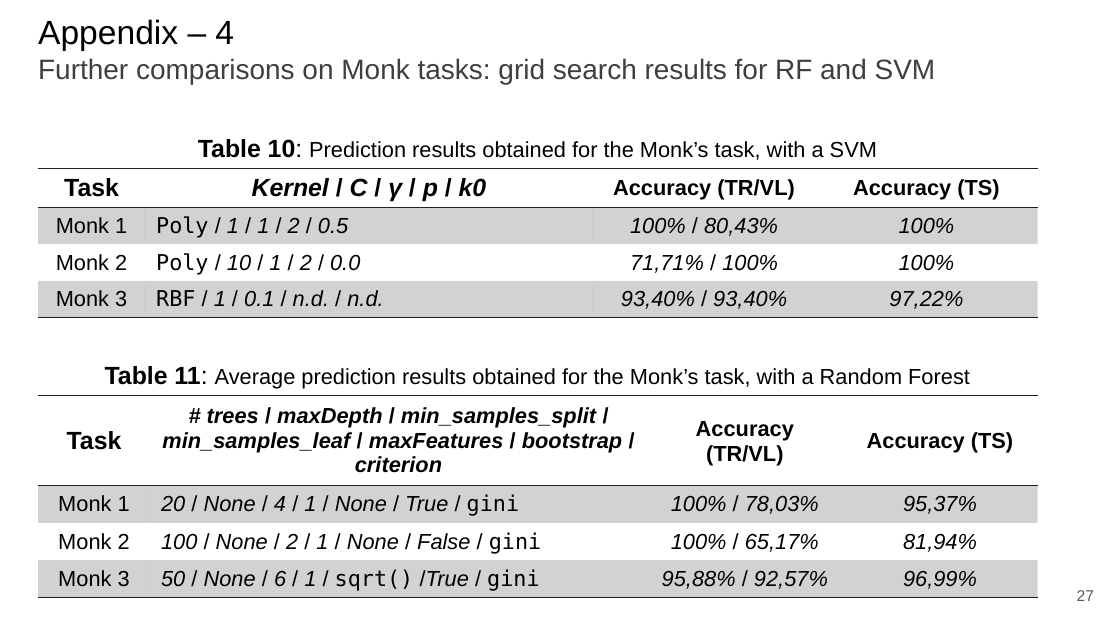
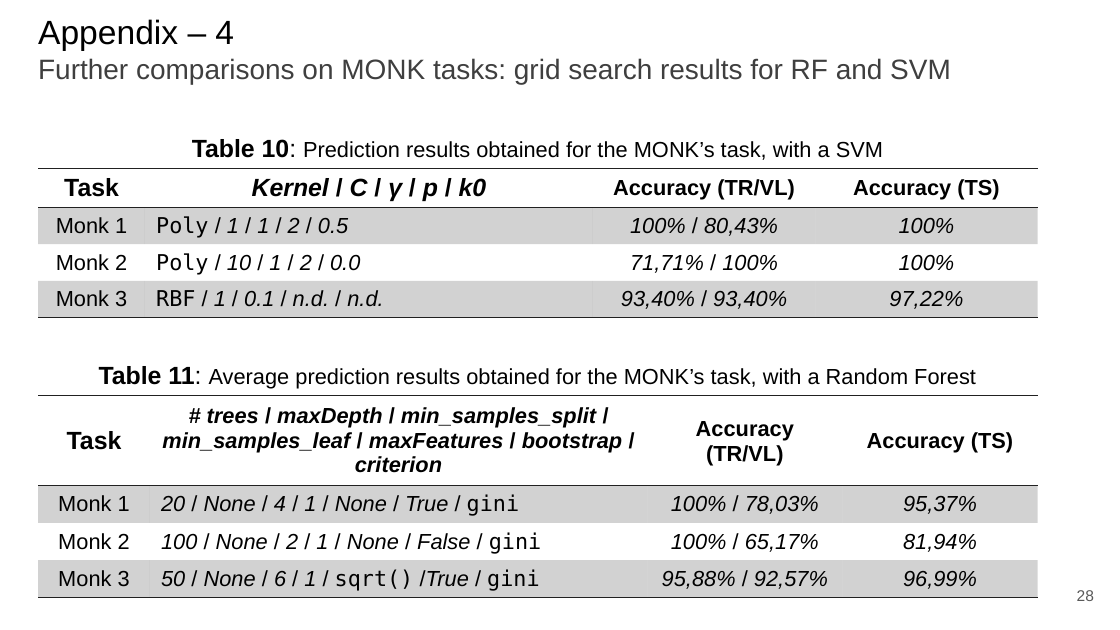
Before and after one commit to paolo-junior-mollica/machine-learning-project, a slide deck: slide 28 of relazione/ML-2023-PRJ-Slides-Demo.pptx (slide 27 before the commit). Drawn at 1120x630 pixels with LibreOffice and Linux fonts; fonts in the diff are those of the drawing. Boxes give left, top, right and bottom in pixels: in the first picture for what was removed or moved away, otherwise in the second. Text is boxed around its words. In the diff, an @@ line names an element or a change of style, - is before the commit and + after.

```diff
--- a/relazione/ML-2023-PRJ-Slides-Demo.pptx
+++ b/relazione/ML-2023-PRJ-Slides-Demo.pptx
@@ title at [38,19,951,84]: text changed @@
-Appendix – 4
-Further comparisons on Monk tasks: grid search results for RF and SVM
+Appendix – 4
+Further comparisons on MONK tasks: grid search results for RF and SVM
@@ text at [192,139,883,160]: text changed @@
-Table 10: Prediction results obtained for the Monk’s task, with a SVM
+Table 10: Prediction results obtained for the MONK’s task, with a SVM
@@ text at [99,366,976,389]: text changed @@
-Table 11: Average prediction results obtained for the Monk’s task, with a Random Forest
+Table 11: Average prediction results obtained for the MONK’s task, with a Random Forest
@@ page number at [1077,590,1094,601]: text changed @@
-27
+28
```
Also in this commit, not shown: 17 other slides changed, 2 slides added.
